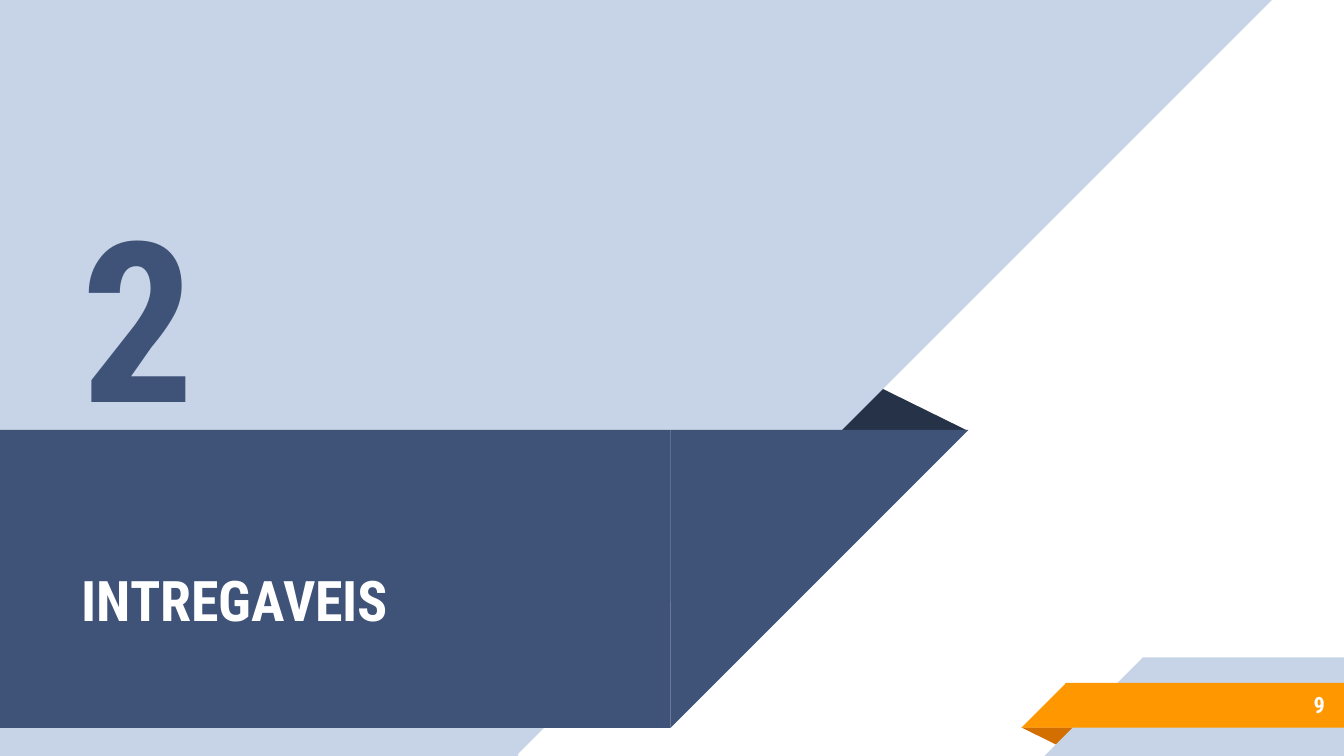
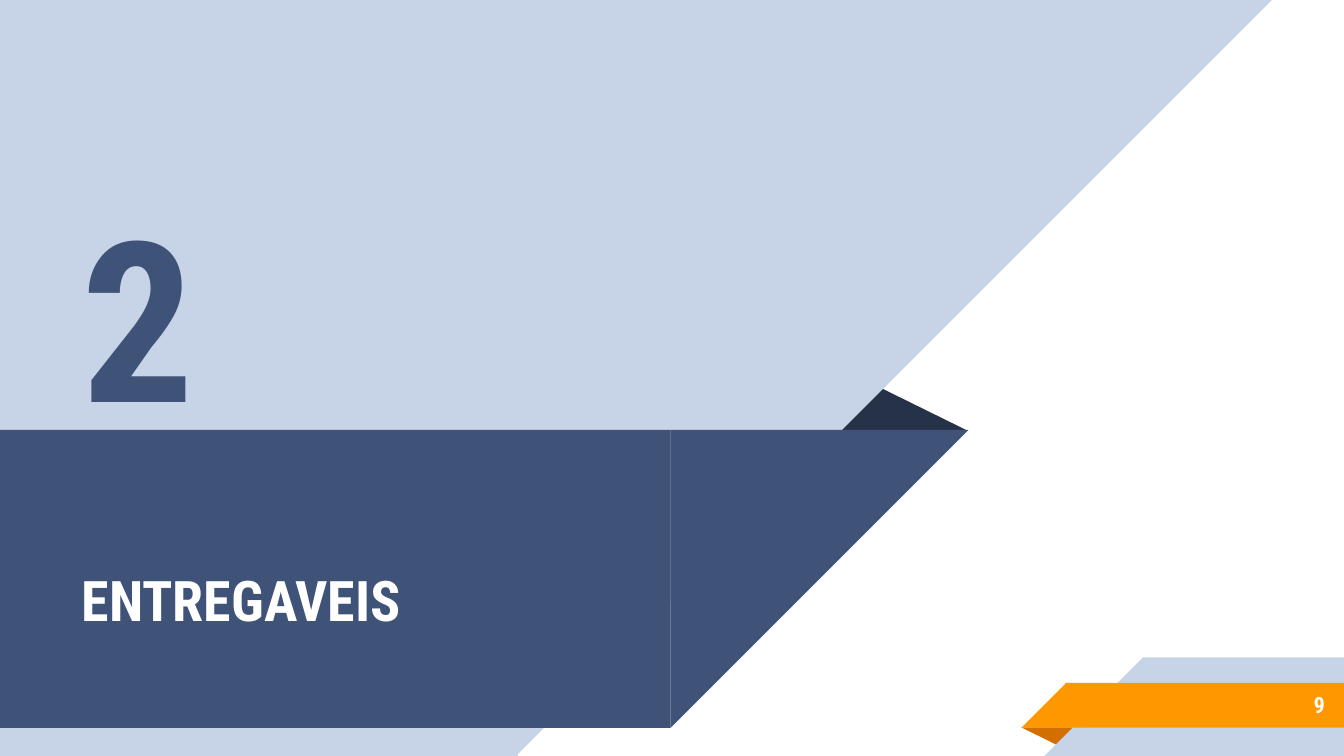
Before and after one commit to sergioetrindade/GRUPO-10-2ADSA, a slide deck: slide 9 of Documentação/ppts/Apresentação.pptx. Drawn at 1344x756 pixels with LibreOffice and Linux fonts; fonts in the diff are those of the drawing. Boxes give left, top, right and bottom in pixels: in the first picture for what was removed or moved away, otherwise in the second. Text is boxed around its words. In the diff, an @@ line names an element or a change of style, - is before the commit and + after.

```diff
--- a/Documentação/ppts/Apresentação.pptx
+++ b/Documentação/ppts/Apresentação.pptx
@@ title at box(82, 580, 401, 622): text changed @@
-INTREGAVEIS
+ENTREGAVEIS
```
Also in this commit, not shown: 2 other slides changed, 4 slides added, 1 slide removed, 4 other files.
